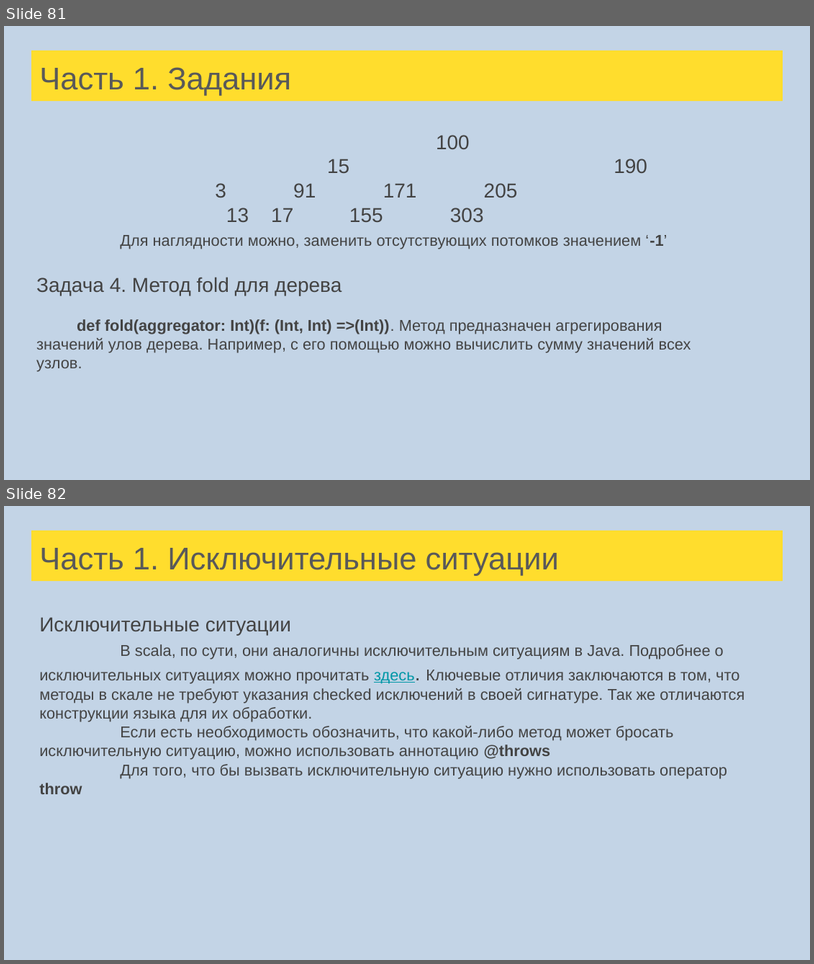
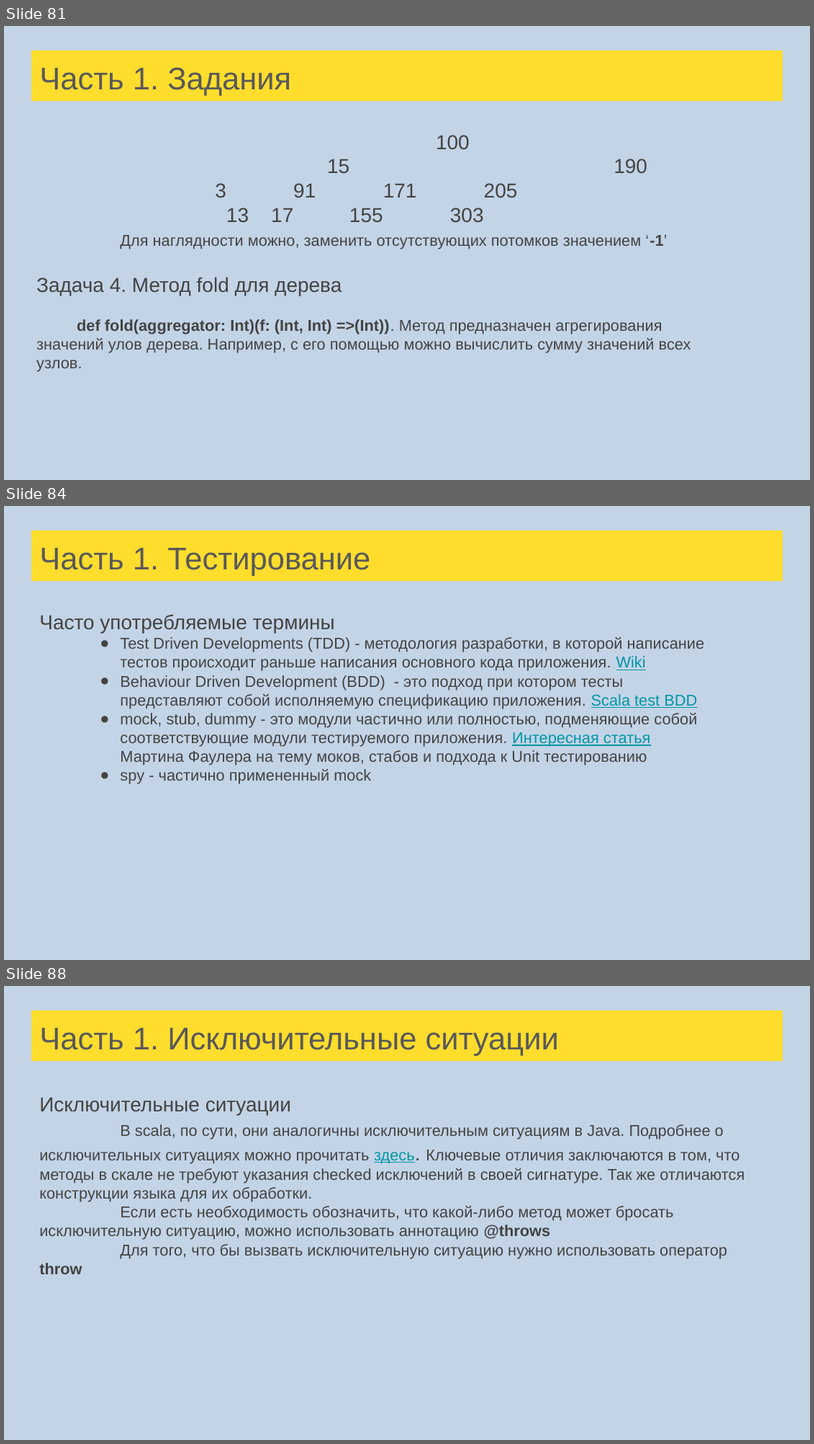
Before and after one commit to sergeypopov83/scala-school, a slide deck: src/main/resources/Лекции Scala для FinTech.pptx. Shown one above the other, each under a label of ours: slides 81 and 82 before the commit, slides 81, 84 and 88 after it; the slides between them are not shown. The pictures are 814x964 and 814x1444 pixels, drawn with LibreOffice and Linux fonts; fonts in the diff are those of the drawing. Boxes give left, top, right and bottom in pixels: in the first picture for what was removed or moved away, otherwise in the second. Text is boxed around its words. In the diff, an @@ line names an element or a change of style, - is before the commit and + after.

```diff
--- a/src/main/resources/Лекции Scala для FinTech.pptx
+++ b/src/main/resources/Лекции Scala для FinTech.pptx
@@ slide 84 added at [4, 506, 810, 960], background #C3D4E6 @@
@@ title added at [31, 530, 783, 581], fill #FFDD2D, 28 pt, text #595959 @@
+Часть 1. Тестирование
@@ text added at [39, 614, 705, 784], 14 pt, text #434343 @@
+Часто употребляемые термины
+● Test Driven Developments (TDD) - методология разработки, в которой написание тестов происходит раньше написания основного кода приложения. Wiki
+● Behaviour Driven Development (BDD) - это подход при котором тесты представляют собой исполняемую спецификацию приложения. Scala test BDD
+● mock, stub, dummy - это модули частично или полностью, подменяющие собой соответствующие модули тестируемого приложения. Интересная статья Мартина Фаулера на тему моков, стабов и подхода к Unit тестированию
+● spy - частично примененный mock
@@ what was slide 82 is now slide 88 @@
```
Also in this commit, not shown: 3 slides changed, 9 other slides added, 8 other files.
